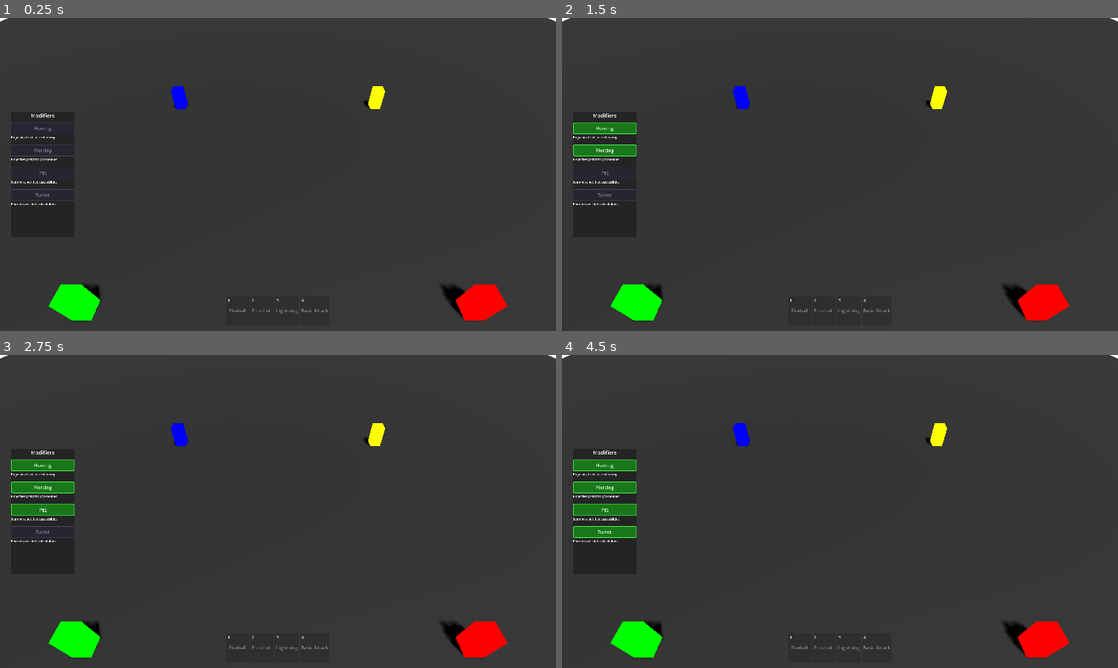
Above: before the commit, frames 1-4 (two rows, left to right).
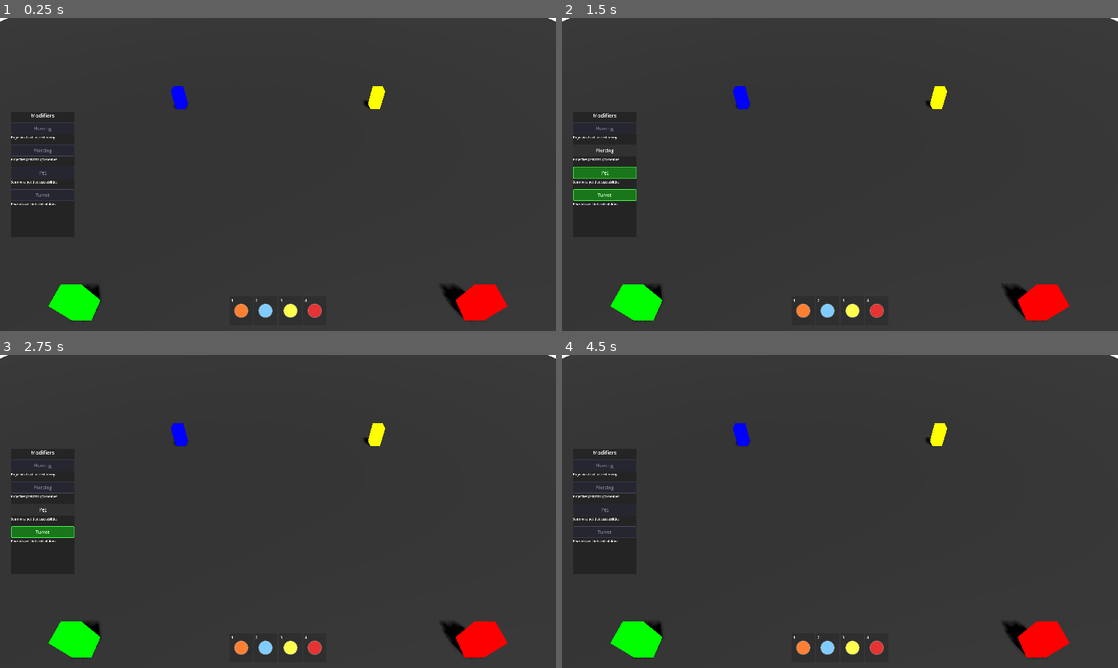
Above: after the commit, the same moments.

Repository: PersonThing/cs-crawler
Game: Godot game, scene res://scenes/game_world.tscn
Same seed, same stepped clock (60 frames per second), same inputs: the game is played once before the commit and once after it. This scene is started directly instead of the project's main scene.
Inputs (mouse positions are in pixels of both pictures, inside the frame that each line leads up to):
- Up to frame 1 (0.25 s): no input
- Up to frame 2 (1.5 s): click "Homing" at 0.5 s; click "Piercing" at 1.25 s
- Up to frame 3 (2.75 s): click "Pet" at 2 s
- Up to frame 4 (4.5 s): click "Turret" at 2.75 s; tap Enter at 3.5 s; move the mouse to (962, 495) at 3.52 s; hold D (move_right) 3.53-4.28 s; hold 1 (ability_1) 3.53-4.28 s; click (962, 495) at 3.67 s; tap 2 (ability_2) at 3.8, 4.35 s; tap Space at 4.25 s; move the mouse to (728, 527) at 4.27 s; hold S (move_back) from 4.28 s (still down); click (728, 527) at 4.42 s

The runs differ from the first frame. In frame 1, 0.4% of the frame differs, in the area x 41-59%, y 89-96%; in frame 2, 2.1%; in frame 3, 2.1%; in frame 4, 2.1%, in the area x 2-59%, y 33-96%.

Commit message:
Enhance item behavior and UI: Adjust bob height for item rarity, add ability icons to ability bar, and improve modifier activation logic

Diff:
--- a/cs-crawler-godot/client/scripts/ground_item.gd
+++ b/cs-crawler-godot/client/scripts/ground_item.gd
@@ -30,6 +30,7 @@
 		"emission_energy": 0.5,
 		"label_color": Color(0.85, 0.85, 0.85),
 		"particles": false,
+		"bob_height": 0.0,  # Normal items don't float
 	},
 	"rare": {
 		"color": Color(0.3, 0.5, 1.0, 0.9),
@@ -37,6 +38,7 @@
 		"emission_energy": 1.5,
 		"label_color": Color(0.5, 0.7, 1.0),
 		"particles": true,
+		"bob_height": 0.15,  # Rare items float a bit
 	},
 	"unique": {
 		"color": Color(1.0, 0.5, 0.0, 0.9),
@@ -44,6 +46,7 @@
 		"emission_energy": 2.0,
 		"label_color": Color(1.0, 0.6, 0.0),
 		"particles": true,
+		"bob_height": 0.25,  # Unique items float more
 	},
 }
 
@@ -56,6 +59,7 @@
 	var rarity = item_data.get("rarity", "normal")
 	var cfg = RARITY_CONFIG.get(rarity, RARITY_CONFIG["normal"])
 	base_emission_energy = cfg["emission_energy"]
+	bob_height = cfg["bob_height"]  # Set bob height based on rarity
 
 	# Create mesh
 	mesh_instance = MeshInstance3D.new()
--- a/cs-crawler-godot/client/scripts/ui/ability_bar.gd
+++ b/cs-crawler-godot/client/scripts/ui/ability_bar.gd
@@ -16,10 +16,46 @@
 
 var cooldowns: Dictionary = {}  # ability_type -> time_remaining
 
+# Ability color mapping for icons
+const ABILITY_COLORS = {
+	"fireball": Color(1.0, 0.5, 0.2),      # Orange/red
+	"frostbolt": Color(0.5, 0.8, 1.0),     # Light blue
+	"lightning": Color(1.0, 1.0, 0.3),     # Yellow
+	"basic_attack": Color(0.9, 0.2, 0.2),  # Red
+}
+
 func _ready() -> void:
 	_load_ability_configs()
 	_setup_ability_buttons()
 	NetworkManager.message_received.connect(_on_message_received)
+
+func _create_ability_icon(ability_type: String) -> Control:
+	# Create a circular colored icon for the ability
+	var panel = Panel.new()
+	panel.name = "Icon"
+	panel.anchor_left = 0.5
+	panel.anchor_top = 0.5
+	panel.anchor_right = 0.5
+	panel.anchor_bottom = 0.5
+	panel.offset_left = -25
+	panel.offset_top = -25
+	panel.offset_right = 25
+	panel.offset_bottom = 25
+	panel.mouse_filter = Control.MOUSE_FILTER_IGNORE
+
+	# Create circular style
+	var style = StyleBoxFlat.new()
+	var color = ABILITY_COLORS.get(ability_type, Color.WHITE)
+	style.bg_color = color
+	style.set_corner_radius_all(25)  # Make it circular
+
+	# Add subtle border
+	style.border_color = Color(1.0, 1.0, 1.0, 0.3)
+	style.set_border_width_all(2)
+
+	panel.add_theme_stylebox_override("panel", style)
+
+	return panel
 
 func _load_ability_configs() -> void:
 	var config_loader = get_node_or_null("/root/ConfigLoader")
@@ -67,6 +103,12 @@
 			button.custom_minimum_size = Vector2(80, 80)
 			button.disabled = true  # Can't click to cast (use keybinds)
 
+			# Add ability icon (colored circle)
+			var ability_type = _get_ability_type_for_slot(i)
+			if ability_type:
+				var icon = _create_ability_icon(ability_type)
+				button.add_child(icon)
+
 			# Add cooldown overlay
 			var overlay = ColorRect.new()
 			overlay.name = "CooldownOverlay"
@@ -109,11 +151,11 @@
 		ability_3 = get_node("HBoxContainer/Ability3")
 		ability_4 = get_node("HBoxContainer/Ability4")
 
-		# Set ability info
-		ability_1.text = abilities.get("fireball", {}).get("name", "Fireball")
-		ability_2.text = abilities.get("frostbolt", {}).get("name", "Frostbolt")
-		ability_3.text = abilities.get("lightning", {}).get("name", "Lightning")
-		ability_4.text = abilities.get("basic_attack", {}).get("name", "Basic Attack")
+		# Clear button text (we have icons now)
+		ability_1.text = ""
+		ability_2.text = ""
+		ability_3.text = ""
+		ability_4.text = ""
 
 func _process(delta: float) -> void:
 	# Update cooldown displays
--- a/cs-crawler-godot/client/scripts/ui/modifier_panel.gd
+++ b/cs-crawler-godot/client/scripts/ui/modifier_panel.gd
@@ -16,9 +16,16 @@
 var panel_container: PanelContainer = null
 var modifier_buttons: Dictionary = {}
 
+# Track if modifiers have been activated
+var modifiers_activated: bool = false
+
 func _ready() -> void:
 	_setup_ui()
 	NetworkManager.message_received.connect(_on_message_received)
+
+	# Activate all modifiers after a short delay to ensure connection is established
+	await get_tree().create_timer(0.5).timeout
+	_activate_all_modifiers()
 
 func _setup_ui() -> void:
 	# Create panel container
@@ -54,6 +61,13 @@
 		modifier_buttons[modifier["id"]] = button
 
 func _activate_all_modifiers() -> void:
+	# Only activate once
+	if modifiers_activated:
+		print("[MODIFIER_PANEL] Modifiers already activated, skipping")
+		return
+
+	modifiers_activated = true
+
 	for modifier in available_modifiers:
 		var mod_id = modifier["id"]
 		selected_modifiers[mod_id] = true
